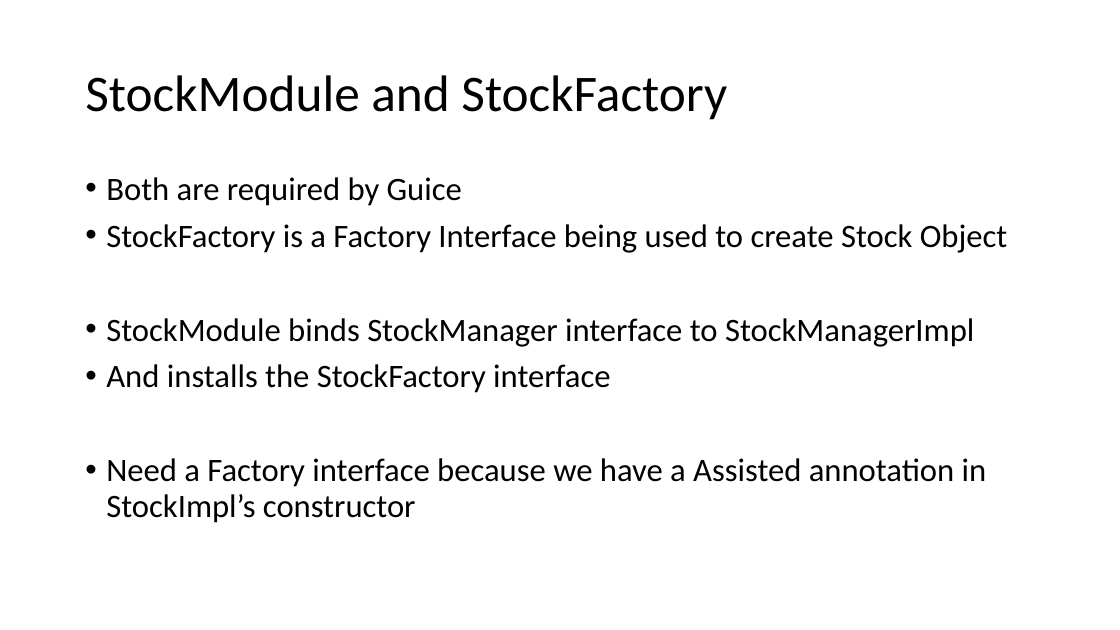
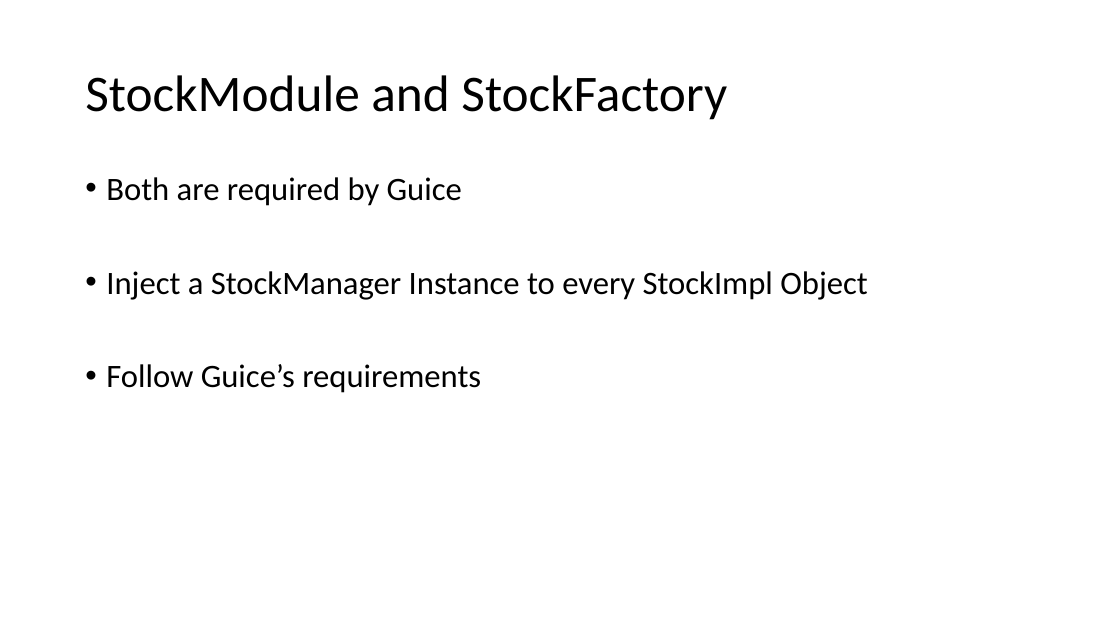
Before and after one commit to lxhq/StockExercise, a slide deck: slide 12 of Demo_week1.pptx (slide 9 before the commit). Drawn at 1120x630 pixels with LibreOffice and Linux fonts; fonts in the diff are those of the drawing. Boxes give left, top, right and bottom in pixels: in the first picture for what was removed or moved away, otherwise in the second. Text is boxed around its words. In the diff, an @@ line names an element or a change of style, - is before the commit and + after.

Commit message:
PPT update

```diff
--- a/Demo_week1.pptx
+++ b/Demo_week1.pptx
@@ text at (x1=106, y1=271, x2=867, y2=393): text changed @@
-• StockFactory is a Factory Interface being used to create Stock Object
-• StockModule binds StockManager interface to StockManagerImpl
-• And installs the StockFactory interface
-• Need a Factory interface because we have a Assisted annotation in StockImpl’s constructor
+• Inject a StockManager Instance to every StockImpl Object
+• Follow Guice’s requirements
```
Also in this commit, not shown: 5 other slides changed, 7 slides added, 1 slide removed, 4 other files.
